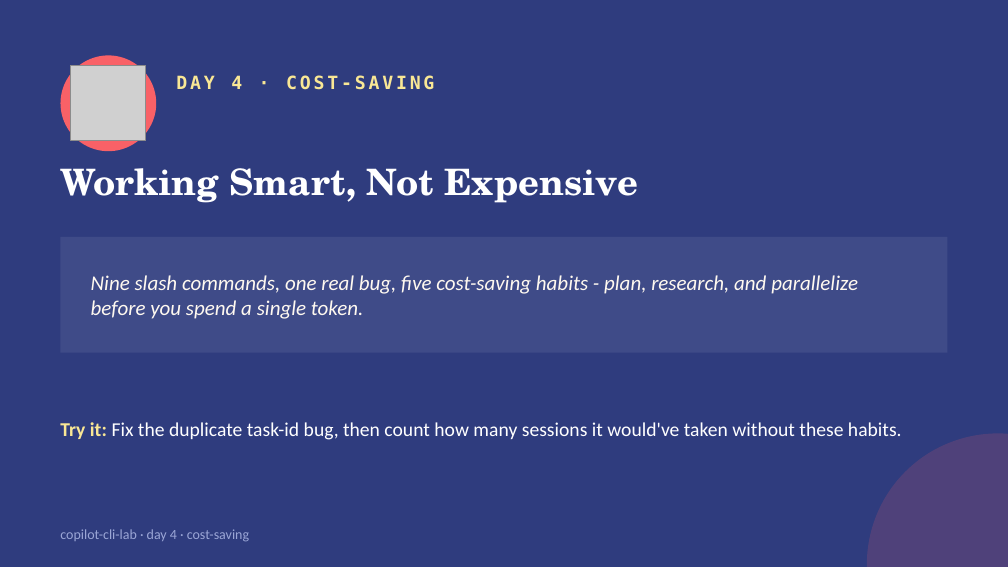
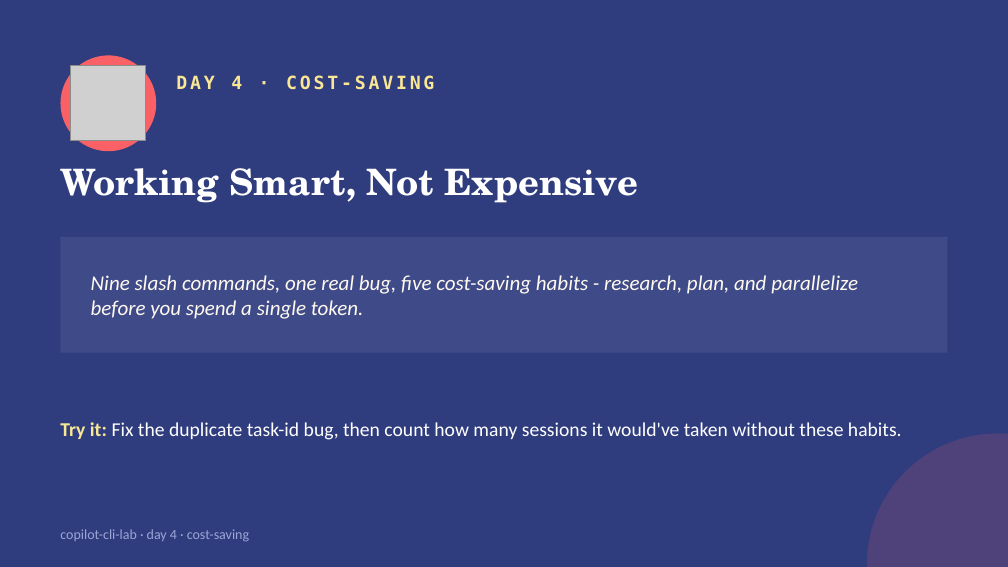
Before and after one commit to kandanai-leenutaphong-backup/copilot-cli-lab, a slide deck: slide 7 of slides/copilot-cli-lab.pptx. Drawn at 1008x567 pixels with LibreOffice and Linux fonts; fonts in the diff are those of the drawing; grey boxes stand for pictures. Boxes give left, top, right and bottom in pixels: in the first picture for what was removed or moved away, otherwise in the second. Text is boxed around its words. In the diff, an @@ line names an element or a change of style, - is before the commit and + after.

```diff
--- a/slides/copilot-cli-lab.pptx
+++ b/slides/copilot-cli-lab.pptx
@@ text at box(91, 275, 858, 319): text changed @@
-Nine slash commands, one real bug, five cost-saving habits - plan, research, and parallelize before you spend a single token.
+Nine slash commands, one real bug, five cost-saving habits - research, plan, and parallelize before you spend a single token.
```
Also in this commit, not shown: 2 other slides changed, 11 other files.
